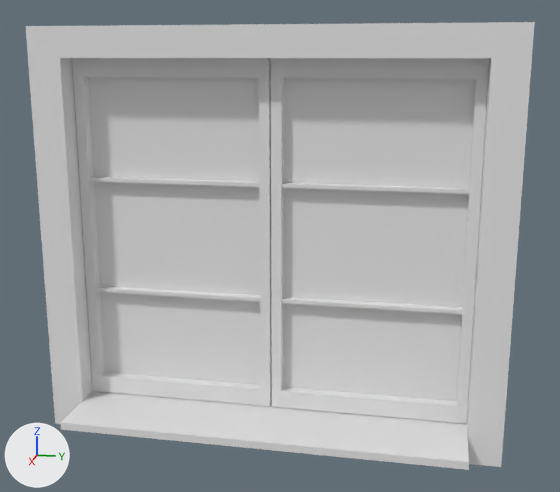
Renders of the FBX model Bearlike Project/Assets/03.Resources/Modeling/Room/Window.fbx from each side of a commit.
Camera for both pictures: a 50 mm camera at (69.7, 15.0, 17.2) aimed at (2.1, 1.5, 0.3). Every picture has the same lights, and +X, +Y and +Z are marked at lower left. Where no turn or scale is listed for an object, it has been applied to the vertices.

Names of what the first picture shows: '큐브', '평면'.
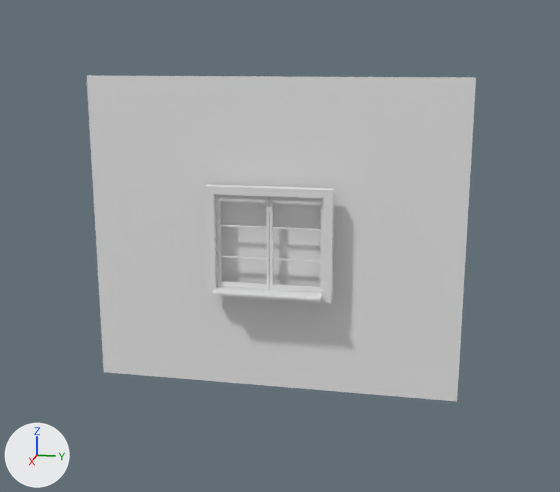
The newer file is also rescaled (x0.271) as a whole; pictures and numbers use the older file's frame.

Where the change shows, as pixel boxes (x1, y1, x2, y2) in the pictures (560 x 492 px):
'큐브', rescaled (75% narrower, 73% shorter)
    before: (26, 22, 535, 470)
    after: (205, 184, 334, 303)

Patch to the scene script:
```diff
--- a/Bearlike Project/Assets/03.Resources/Modeling/Room/Window.fbx.py
+++ b/Bearlike Project/Assets/03.Resources/Modeling/Room/Window.fbx.py
@@ me_큐브 @@
 me_큐브.from_pydata(...)  # 88 vertices, 78 faces; spans x -3.75..1.0, y -1.0..1.0, z -1.0..1.0
 # used by ob_큐브; location = (0.0, 0.0, 0.0); scale = (-1.78, -22.3, -19.8)
+# me_큐브 part 1: the whole mesh is scaled about the mesh origin by (-0.481, -6.04, -5.37)
@@ ob_큐브 @@
 ob_큐브.location = (0.0, 0.0, 0.0)
-ob_큐브.scale = (-1.78, -22.3, -19.8)
```
